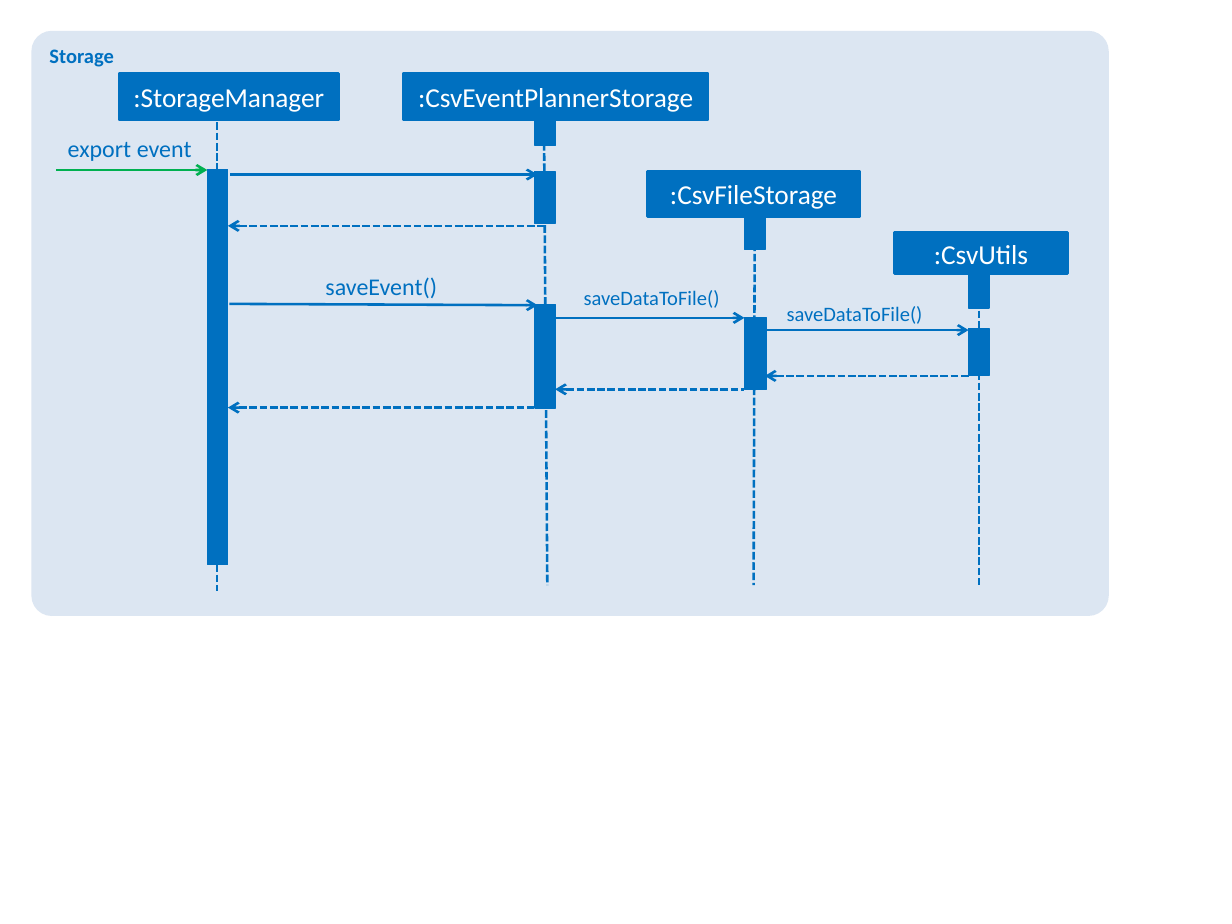
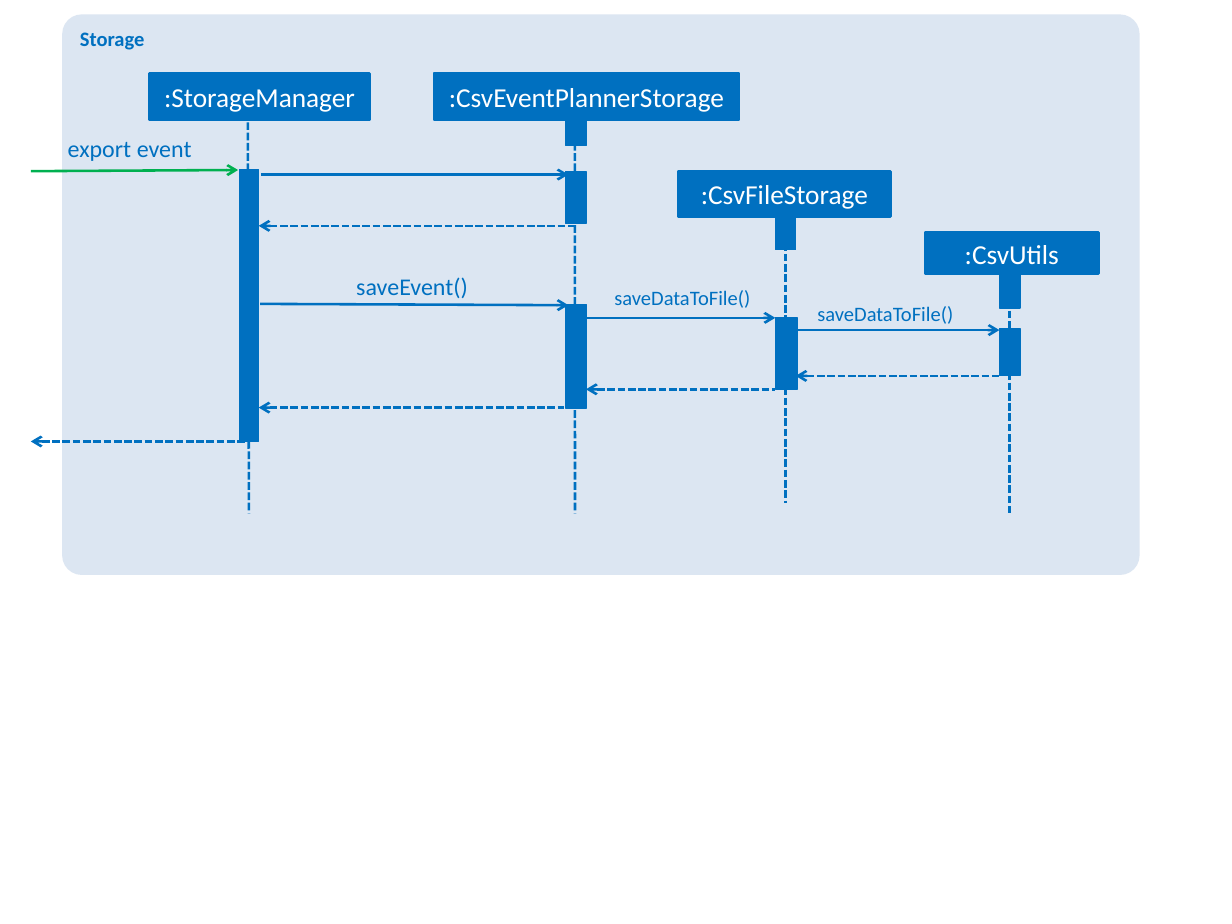
Before and after one commit to raynoldng/addressbook-level4, a slide deck: slide 1 of docs/diagrams/ExportEventSequenceDiagram.pptx. Drawn at 1232x924 pixels with LibreOffice and Linux fonts; fonts in the diff are those of the drawing. Boxes give left, top, right and bottom in pixels: in the first picture for what was removed or moved away, otherwise in the second. Text is boxed around its words. In the diff, an @@ line names an element or a change of style, - is before the commit and + after.

Commit message:
modify export event sequence diagram

```diff
--- a/docs/diagrams/ExportEventSequenceDiagram.pptx
+++ b/docs/diagrams/ExportEventSequenceDiagram.pptx
@@ rounded rectangle "Storage": place and size @@
-rounded rectangle "Storage" at [31,31,1109,616]
+rounded rectangle "Storage" at [62,15,1140,575]
@@ line moved from (217, 122) - (217, 591) to (248, 122) - (249, 514) @@
@@ line moved from (545, 122) - (547, 585) to (575, 122) - (575, 514) @@
@@ arrow moved from (57, 170) - (207, 170) to (31, 171) - (238, 170) @@
@@ rectangle: place and size @@
-rectangle at [207,170,228,565]
+rectangle at [239,170,259,442]
@@ line moved from (755, 213) - (754, 585) to (786, 213) - (786, 503) @@
@@ 11 rectangles, 8 arrows, 3 texts: place and size @@
-11 rectangles, 8 arrows, 3 texts at [120,73,1068,408]
+11 rectangles, 8 arrows, 3 texts at [150,73,1099,408]
@@ line moved from (979, 310) - (979, 585) to (1010, 310) - (1010, 514) @@
@@ arrow added from (249, 441) to (31, 441), #0070C0 1.5 pt dashed @@
```
Also in this commit, not shown: 1 other file.
